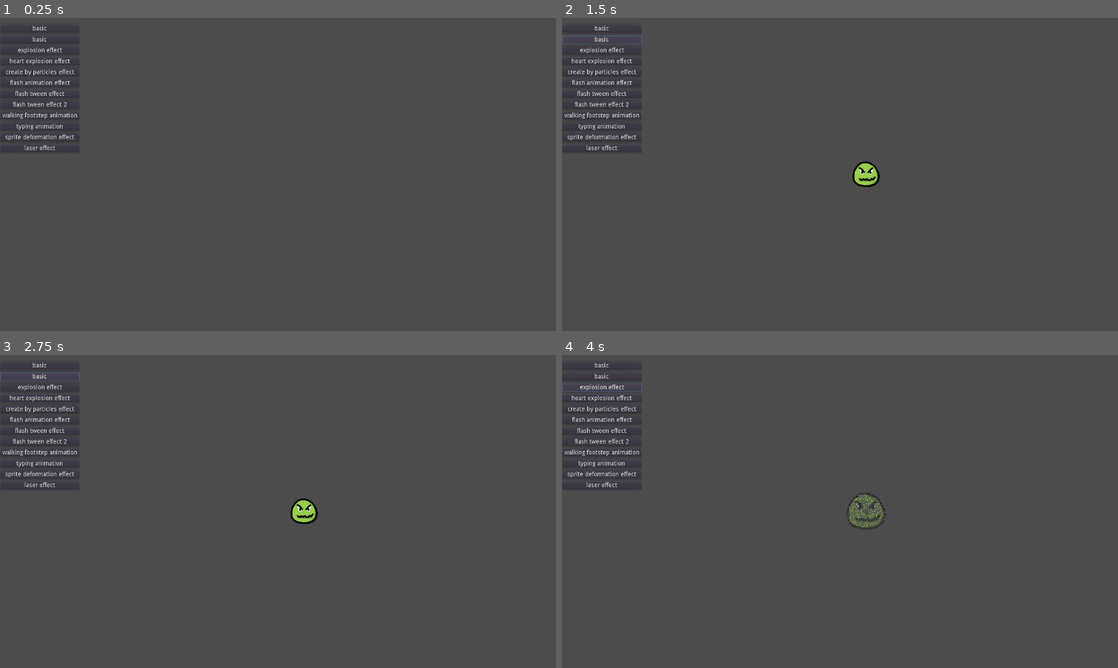
Above: before the commit, frames 1-4 (two rows, left to right).
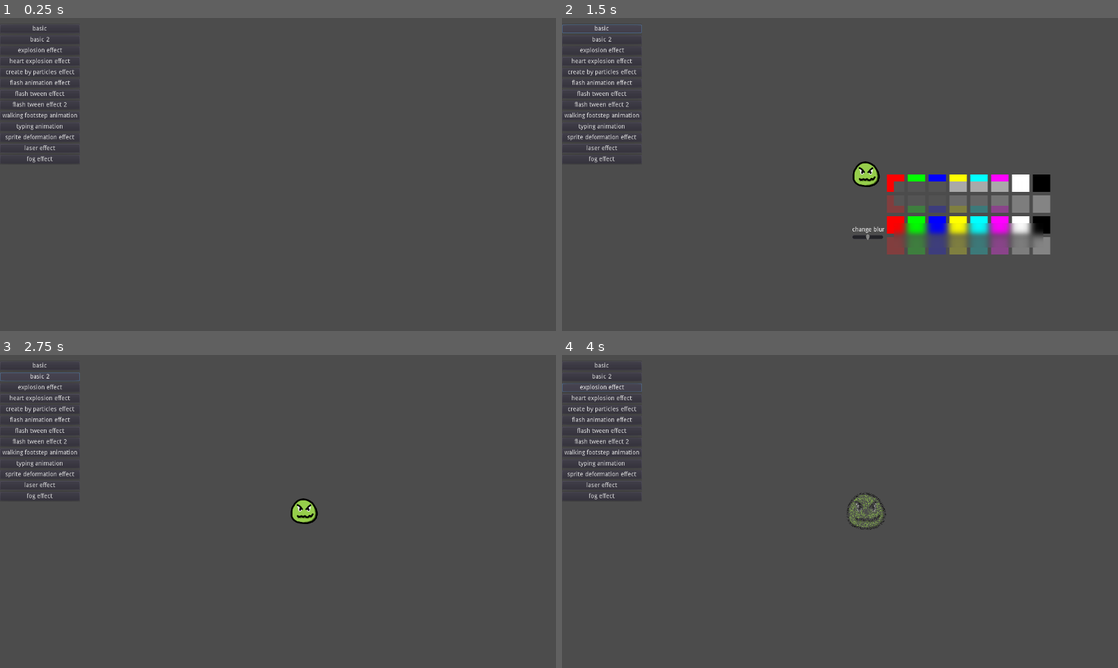
Above: after the commit, the same moments.

Repository: jttuboi/godot_projects_for_studies
Game: Godot game, scene res://World.tscn
Same seed, same stepped clock (60 frames per second), same inputs: the game is played once before the commit and once after it. The engine's default icon, where the game draws it, is replaced by a stand-in: a white triangle on a blue panel in a dark square.
Inputs (mouse positions are in pixels of both pictures, inside the frame that each line leads up to):
- Up to frame 1 (0.25 s): no input
- Up to frame 2 (1.5 s): click "basic" at 0.5 s; click "basic" at 1.25 s
- Up to frame 3 (2.75 s): click "basic" (after the commit: "basic 2") at 2 s
- Up to frame 4 (4 s): click (600, 495) at 2.75 s, where only the run after the commit has a clickable "fog effect"; click "explosion effect" at 3.5 s

The runs differ from the first frame. In frame 1, less than 0.1% of the frame differs, in the area x 4-10%, y 6-47%; in frame 2, 5.8%, in the area x 0-88%, y 2-76%; in frame 3, less than 0.1%; in frame 4, less than 0.1%.

Commit message:
add fog effect

Diff:
--- a/playground/World.gd
+++ b/playground/World.gd
@@ -95,6 +95,16 @@
 	_add_container(scene)
 
 
+# CC0 license
+# https://godotshaders.com/shader/2d-fog-overlay/
+# uses fractal brownian motion
+func _on_FogEffect_pressed():
+	_clear_container()
+	var scene = preload("res://fog_effect/fog_effect.tscn").instance()
+	_add_container(scene)
+
+
+
 func _add_container(node):
 	node.position = $ContainerCenter.position
 	$Container.add_child(node)
--- a/playground/World.tscn
+++ b/playground/World.tscn
@@ -48,7 +48,7 @@
 margin_top = 40.0
 margin_right = 184.0
 margin_bottom = 60.0
-text = "basic"
+text = "basic 2"
 __meta__ = {
 "_edit_use_anchors_": false
 }
@@ -113,10 +113,16 @@
 margin_bottom = 310.0
 text = "laser effect"
 
-[node name="_2" type="Control" parent="Menu/_/_"]
+[node name="FogEffect" type="Button" parent="Menu/_/_"]
 margin_top = 315.0
 margin_right = 184.0
-margin_bottom = 325.0
+margin_bottom = 335.0
+text = "fog effect"
+
+[node name="_2" type="Control" parent="Menu/_/_"]
+margin_top = 340.0
+margin_right = 184.0
+margin_bottom = 350.0
 rect_min_size = Vector2( 0, 10 )
 
 [node name="Container" type="Node2D" parent="."]
@@ -136,3 +142,4 @@
 [connection signal="pressed" from="Menu/_/_/TypingAnimation" to="." method="_on_TypingAnimation_pressed"]
 [connection signal="pressed" from="Menu/_/_/SpriteDeformationEffect" to="." method="_on_SpriteDeformationEffect_pressed"]
 [connection signal="pressed" from="Menu/_/_/LaserEffect" to="." method="_on_LaserEffect_pressed"]
+[connection signal="pressed" from="Menu/_/_/FogEffect" to="." method="_on_FogEffect_pressed"]
--- /dev/null
+++ b/playground/fog_effect/fog_effect.shader
@@ -0,0 +1,39 @@
+shader_type canvas_item;
+
+// amount of detail.
+uniform int octaves = 4;
+
+// opacity of the output fog.
+uniform float starting_amplitude: hint_range(0.0, 0.5) = 0.5;
+
+// rate of pattern within the fog.
+uniform float starting_frequency = 1.0;
+
+// shift towards transparency (clamped) for sparser fog.
+uniform float shift: hint_range(-1.0, 0.0) = -0.2;
+
+// direction and speed of travel.
+uniform vec2 velocity = vec2(1.0, 1.0);
+
+// color of the fog.
+uniform vec4 fog_color: hint_color = vec4(0.0, 0.0, 0.0, 1.0);
+
+// noise texture; OpenSimplexNoise is great, but any filtered texture is fine.
+uniform sampler2D noise;
+
+float rand(vec2 uv) {
+	float amplitude = starting_amplitude;
+	float frequency = starting_frequency;
+	float output = 0.0;
+	for (int i = 0; i < octaves; i++) {
+		output += texture(noise, uv * frequency).x * amplitude;
+		amplitude /= 2.0;
+		frequency *= 2.0;
+	}
+	return clamp(output + shift, 0.0, 1.0);
+}
+
+void fragment() {
+	vec2 motion = vec2(rand(UV + TIME * starting_frequency * velocity));
+	COLOR = mix(vec4(0.0), fog_color, rand(UV + motion));
+}
--- /dev/null
+++ b/playground/fog_effect/fog_effect.tscn
@@ -0,0 +1,63 @@
+[gd_scene load_steps=8 format=2]
+
+[ext_resource path="res://shared/dummy.tscn" type="PackedScene" id=1]
+[ext_resource path="res://fog_effect/fog_effect.shader" type="Shader" id=2]
+
+[sub_resource type="Gradient" id=2]
+offsets = PoolRealArray( 0.0391705, 0.248848, 0.421659, 0.672811, 0.868664, 0.960829 )
+colors = PoolColorArray( 0.339813, 0.360079, 0.664063, 1, 0.578167, 0.394287, 0.59375, 1, 0.723015, 0.726563, 0.272461, 1, 0.683594, 0.192261, 0.192261, 1, 0.138885, 0.867188, 0.218544, 1, 0.230576, 0.808594, 0.781499, 1 )
+
+[sub_resource type="GradientTexture" id=1]
+gradient = SubResource( 2 )
+width = 2000
+
+[sub_resource type="OpenSimplexNoise" id=4]
+period = 97.0
+persistence = 1.0
+lacunarity = 1.67
+
+[sub_resource type="NoiseTexture" id=5]
+width = 1280
+height = 720
+seamless = true
+noise = SubResource( 4 )
+
+[sub_resource type="ShaderMaterial" id=3]
+shader = ExtResource( 2 )
+shader_param/octaves = 6
+shader_param/starting_amplitude = 0.5
+shader_param/starting_frequency = 0.114
+shader_param/shift = 0.0
+shader_param/velocity = Vector2( 0.5, 0 )
+shader_param/fog_color = Color( 1, 1, 1, 1 )
+shader_param/noise = SubResource( 5 )
+
+[node name="FogEffect" type="Node2D"]
+
+[node name="Background2" type="ColorRect" parent="."]
+margin_left = -2241.0
+margin_top = -782.0
+margin_right = -889.0
+margin_bottom = 945.0
+color = Color( 0.0235294, 0.415686, 0, 1 )
+__meta__ = {
+"_edit_use_anchors_": false
+}
+
+[node name="Background" type="Polygon2D" parent="."]
+position = Vector2( -1000, 0 )
+texture = SubResource( 1 )
+polygon = PoolVector2Array( 12.4014, -1055.68, -63.5986, 1016.32, 2000.4, 1040.32, 2004.4, -975.676 )
+
+[node name="Dummy" parent="." instance=ExtResource( 1 )]
+camera_enabled = true
+
+[node name="Fog" type="ColorRect" parent="."]
+material = SubResource( 3 )
+margin_left = -2032.45
+margin_top = -1106.07
+margin_right = 1099.55
+margin_bottom = 1301.93
+__meta__ = {
+"_edit_use_anchors_": false
+}
